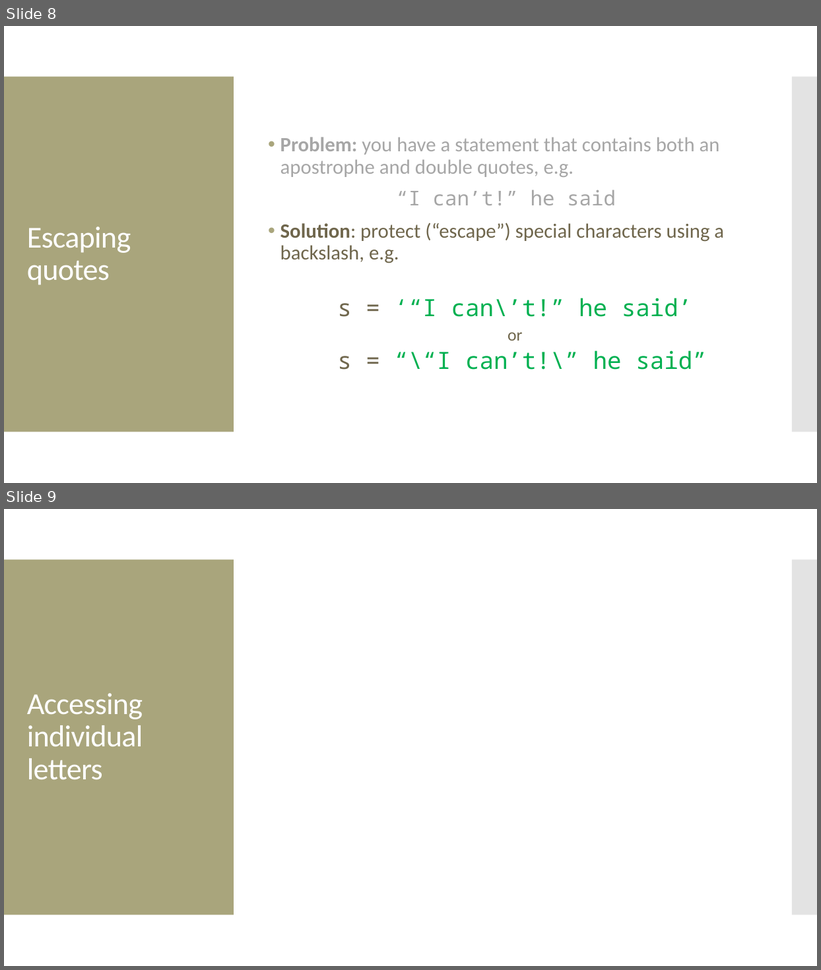
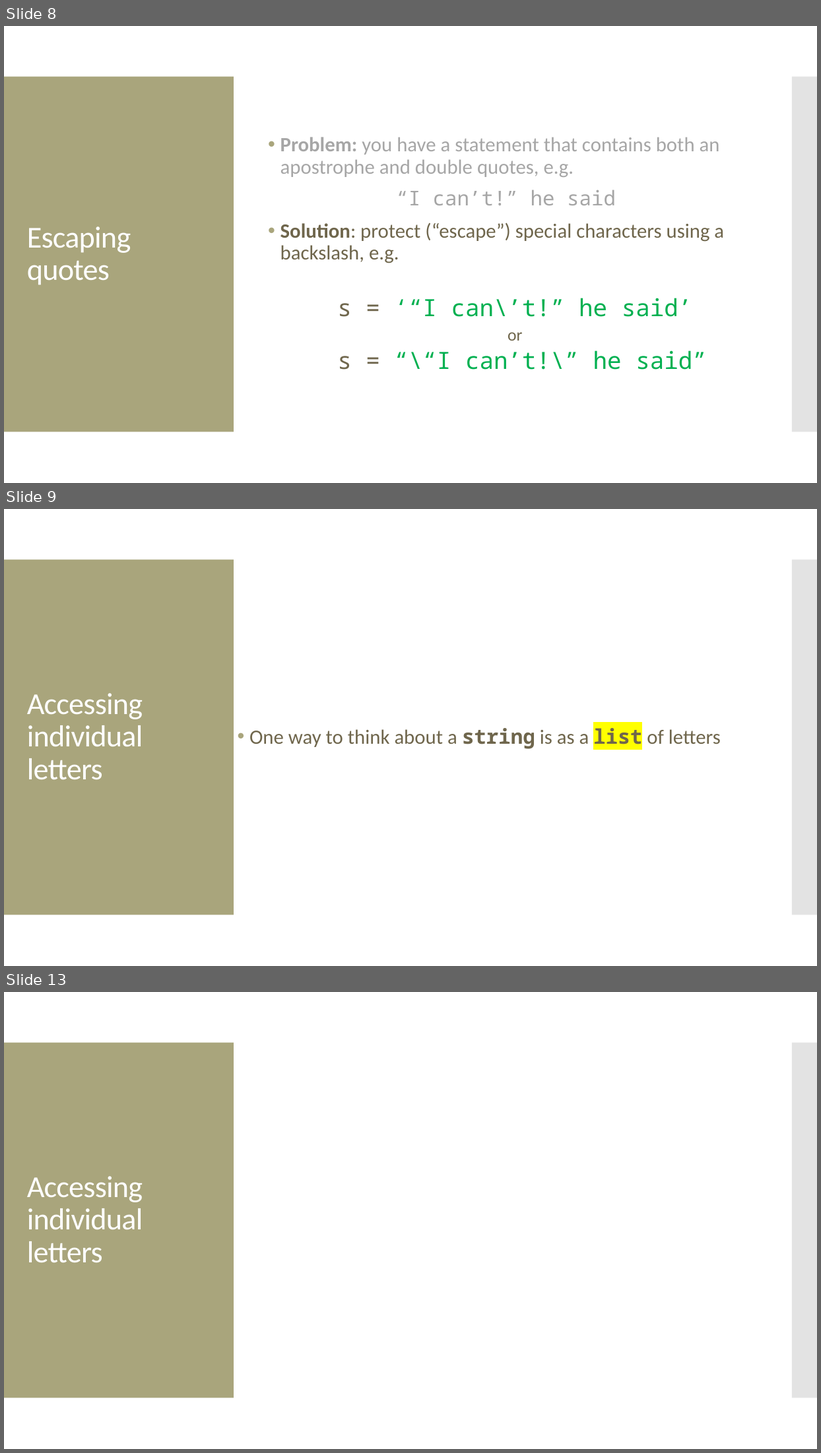
Before and after one commit to amosca01/CAIS117-F23, a slide deck: slides/08-strings.pptx. Shown one above the other, each under a label of ours: slides 8 and 9 before the commit, slides 8, 9 and 13 after it; the slides between them are not shown. The pictures are 821x970 and 821x1453 pixels, drawn with LibreOffice and Linux fonts; fonts in the diff are those of the drawing; grey boxes stand for pictures. Boxes give left, top, right and bottom in pixels: in the first picture for what was removed or moved away, otherwise in the second. Text is boxed around its words. In the diff, an @@ line names an element or a change of style, - is before the commit and + after.

```diff
--- a/slides/08-strings.pptx
+++ b/slides/08-strings.pptx
@@ slide 9 added at (x1=4, y1=509, x2=817, y2=966), background #FFFFFF; not listed: 2 template elements that a slide beside it also shows @@
@@ title added at (x1=27, y1=693, x2=143, y2=780), 36 pt, text #FFFFFF @@
+Accessing individual letters
@@ text added at (x1=250, y1=728, x2=721, y2=749), 24 pt, text #6F664C @@
+• One way to think about a string is as a list of letters
@@ what was slide 9 is now slide 13 @@
```
Also in this commit, not shown: 3 other slides added, 10 other files.
